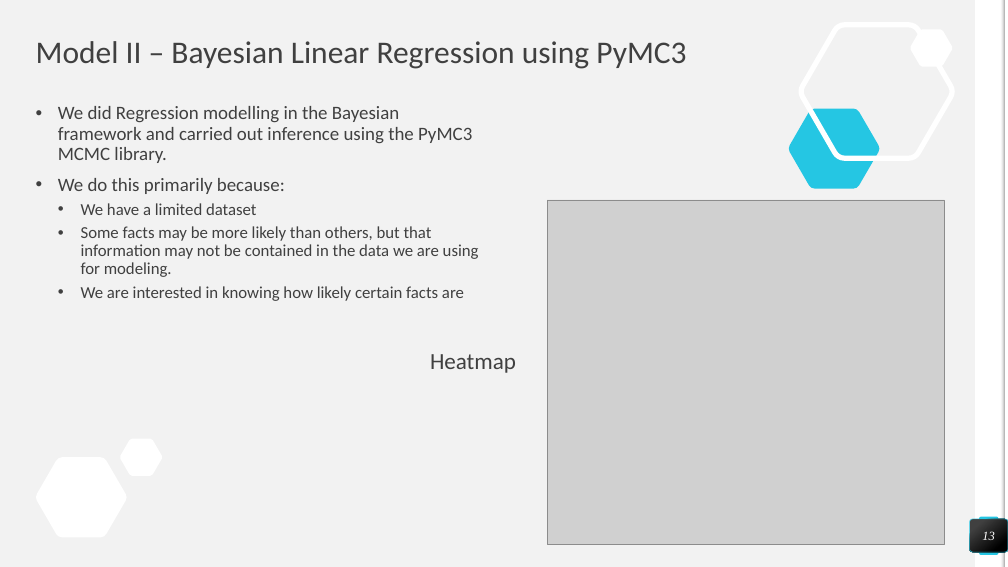
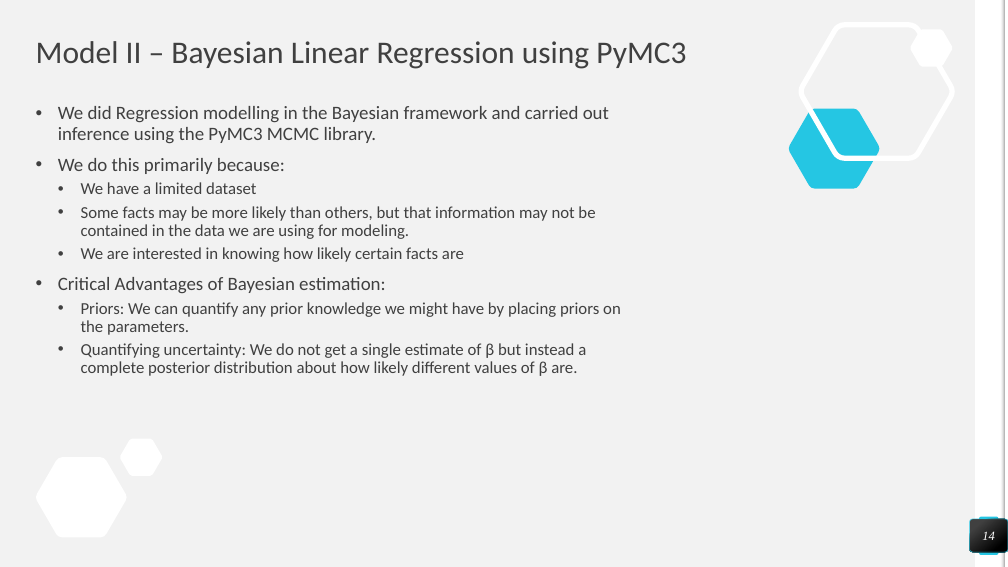
Before and after one commit to nealpatel02/DataScience_Project_3251, a slide deck: slide 14 of Customer Segmentation - Statistics Term Project Presentation - Team 5 - V2.pptx (slide 13 before the commit). Drawn at 1008x567 pixels with LibreOffice and Linux fonts; fonts in the diff are those of the drawing; grey boxes stand for pictures. Boxes give left, top, right and bottom in pixels: in the first picture for what was removed or moved away, otherwise in the second. Text is boxed around its words. In the diff, an @@ line names an element or a change of style, - is before the commit and + after.

```diff
--- a/Customer Segmentation - Statistics Term Project Presentation - Team 5 - V2.pptx
+++ b/Customer Segmentation - Statistics Term Project Presentation - Team 5 - V2.pptx
@@ picture removed at (547, 200, 944, 544) @@
@@ text at (58, 277, 621, 376): paragraphs added @@
+• Critical Advantages of Bayesian estimation:
+  • Priors: We can quantify any prior knowledge we might have by placing priors on the parameters.
+  • Quantifying uncertainty: We do not get a single estimate of β but instead a complete posterior distribution about how likely different values of β are.
@@ text removed at (430, 354, 516, 373) @@
-Heatmap
@@ page number at (982, 531, 995, 540): text changed @@
-13
+14
```
Also in this commit, not shown: 19 other slides changed, 3 slides added, 1 slide removed.
